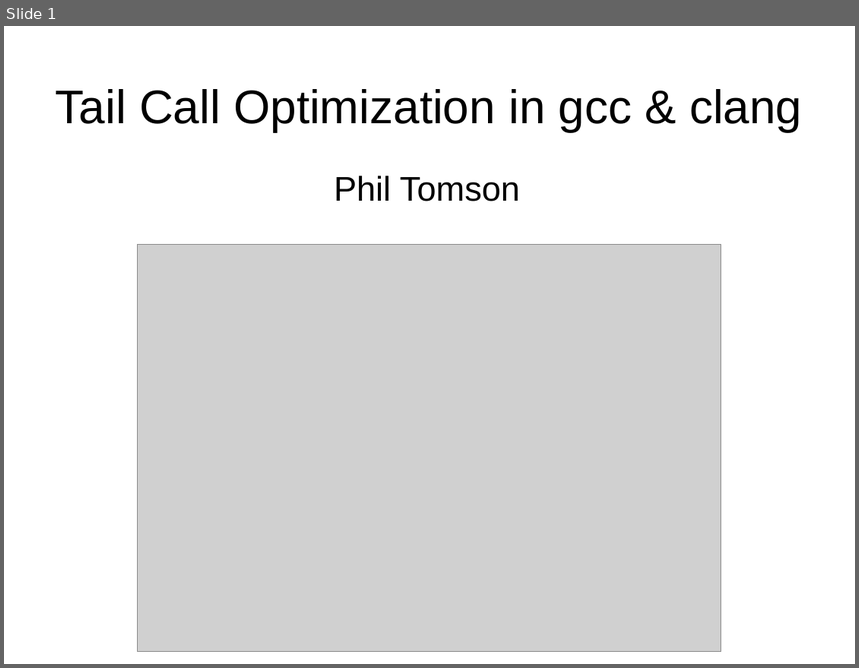
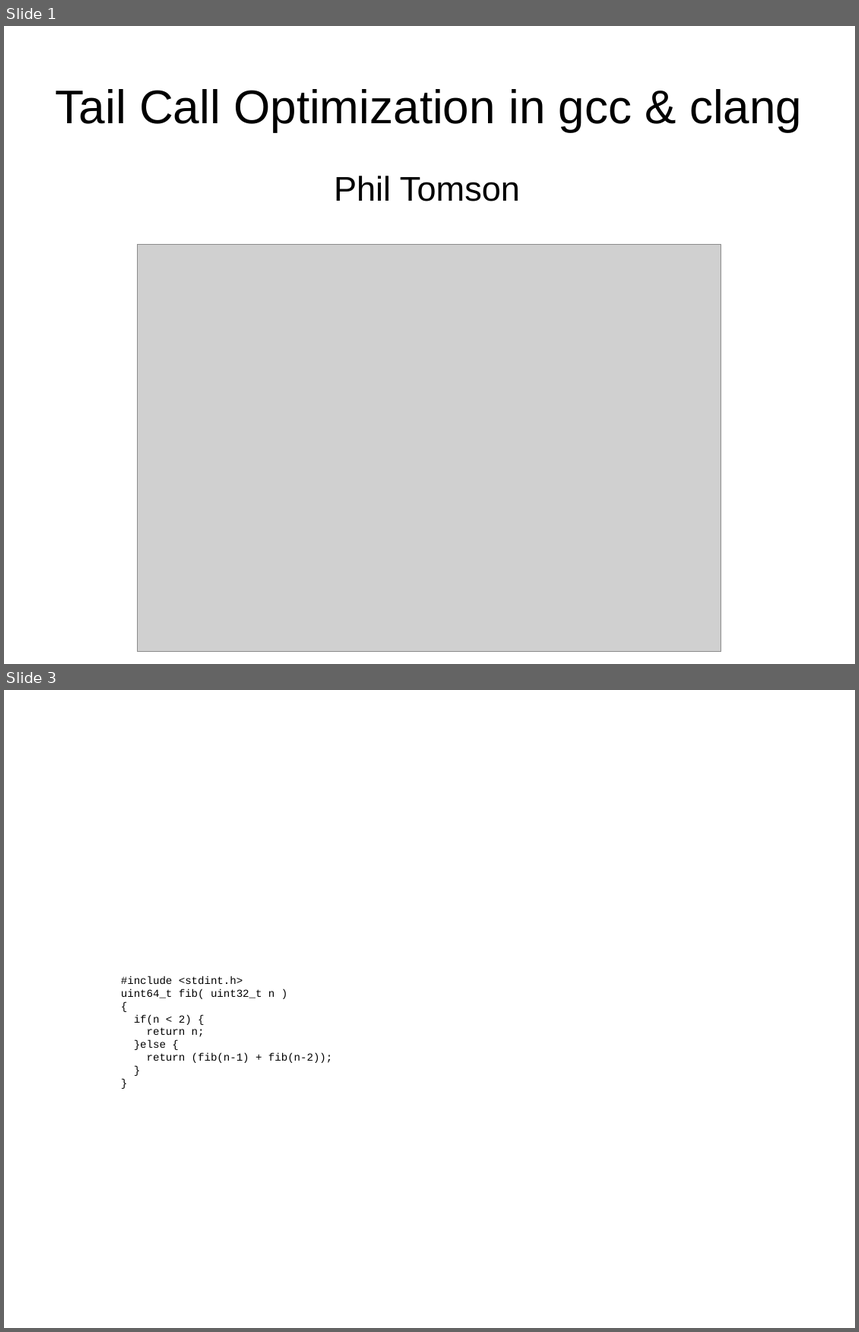
Before and after one commit to philtomson/TCO_in_gcc_talk, a slide deck: TCO_in_gcc.odp. Shown one above the other, each under a label of ours: slide 1 before the commit, slides 1 and 3 after it; the slides between them are not shown. The pictures are 859x668 and 859x1332 pixels, drawn with LibreOffice and Linux fonts; fonts in the diff are those of the drawing; grey boxes stand for pictures. Boxes give left, top, right and bottom in pixels: in the first picture for what was removed or moved away, otherwise in the second. Text is boxed around its words. In the diff, an @@ line names an element or a change of style, - is before the commit and + after.

Commit message:
more slides

```diff
--- a/TCO_in_gcc.odp
+++ b/TCO_in_gcc.odp
@@ slide 3 added at <box>4,690,855,1328</box>, background #FFFFFF @@
@@ text added at <box>121,976,332,1063</box>, 10 pt, text #000000 @@
+#include <stdint.h>
+uint64_t fib( uint32_t n )
+{
+if(n < 2) {
+return n;
+}else {
+return (fib(n-1) + fib(n-2));
+}
+}
```
Also in this commit, not shown: 2 other slides added.
